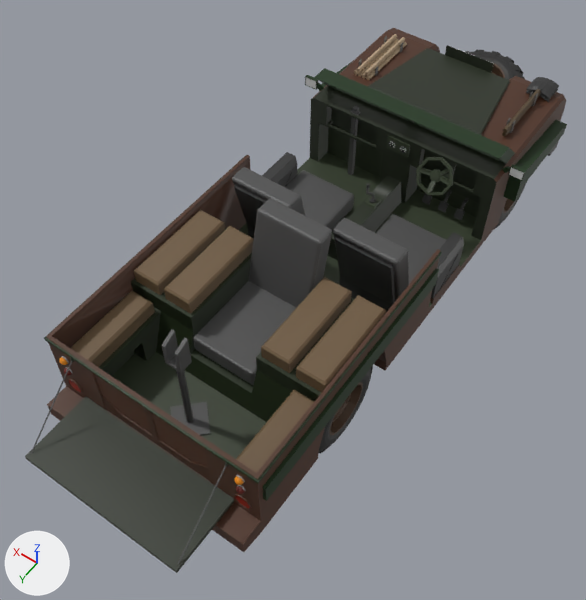
An edit to the FBX model Assets/Prefabs/V2/ICRF Units/MSI-Rover.fbx, drawn before and after from the same camera.
Rendered twice from a 50 mm lens placed at (-2.17, 3.74, 5.35), pointed at (0.04, 0.65, 0.49). The lights are fixed; the arrows at lower left show +X, +Y and +Z. Where no turn or scale is listed for an object, it has been applied to the vertices.

In view in the first picture: 'Chassis'.
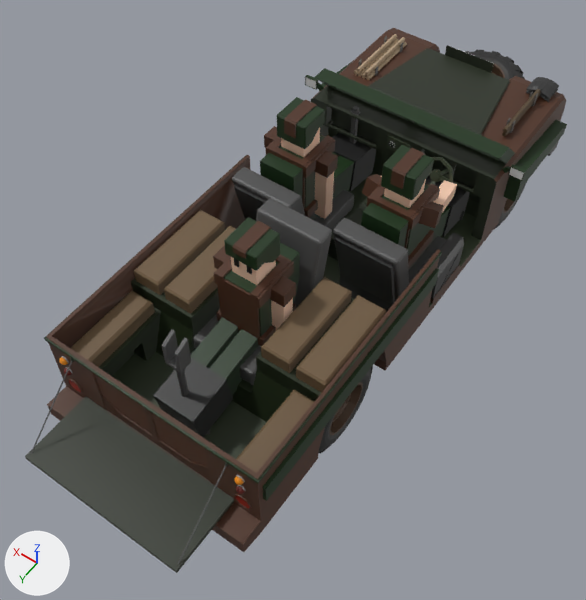
Where the newer file only moved an object's origin or applied its transform, the numbers keep the older frame.

The change in detail:
me_cube_009 is used by ob_chassis; location (0.0, 0.0, 0.0).
me_cube_009 had 7866 vertices, 7056 faces and spanned x -0.98..0.98, y -2.64..2.77, z 0.0..1.45.
me_cube_009 now has 8652 vertices, 7638 faces and spans x -0.98..0.98, y -2.64..2.77, z 0.0..1.67.
me_cube_009 part 1: a new loose piece, a box spanning x -0.54..-0.34, y -0.1..0.1, z 1.36..1.64, in mat_palettematerial (picture img_imphenziapalette01_256_gradientx4_png).
me_cube_009 part 2: a new loose piece, a box spanning x 0.34..0.54, y -0.1..0.1, z 1.36..1.64, in mat_palettematerial (picture img_imphenziapalette01_256_gradientx4_png).
me_cube_009 part 3: a new loose piece, a box spanning x -0.1..0.1, y 1.04..1.24, z 1.36..1.64, in mat_palettematerial (picture img_imphenziapalette01_256_gradientx4_png).
me_cube_009 part 4: 714 vertices added at x -0.74..0.72, y -0.89..2.03, z 0.53..1.67.

Where the change shows, as pixel boxes (x1, y1, x2, y2) in the pictures (586 x 600 px):
part 1 of me_cube_009, added: after (384, 179, 426, 208)
part 2 of me_cube_009, added: after (281, 128, 320, 157)
part 3 of me_cube_009, added (brown): after (231, 257, 276, 285)
part 4 of me_cube_009, added: after (153, 97, 471, 437)
